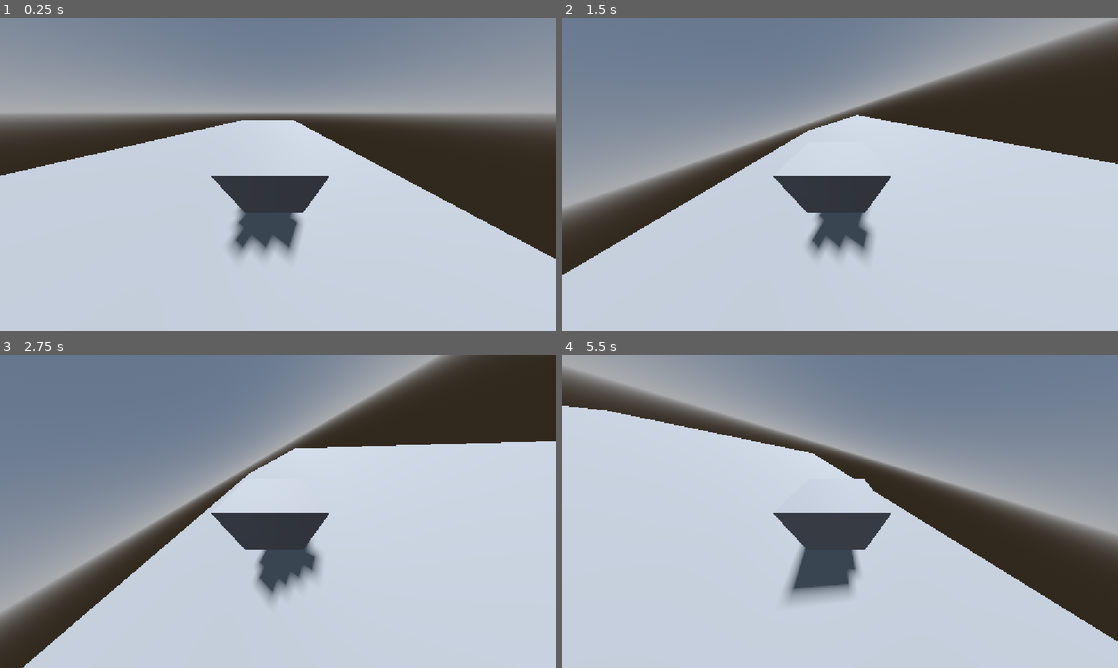
Above: before the commit, frames 1-4 (two rows, left to right).
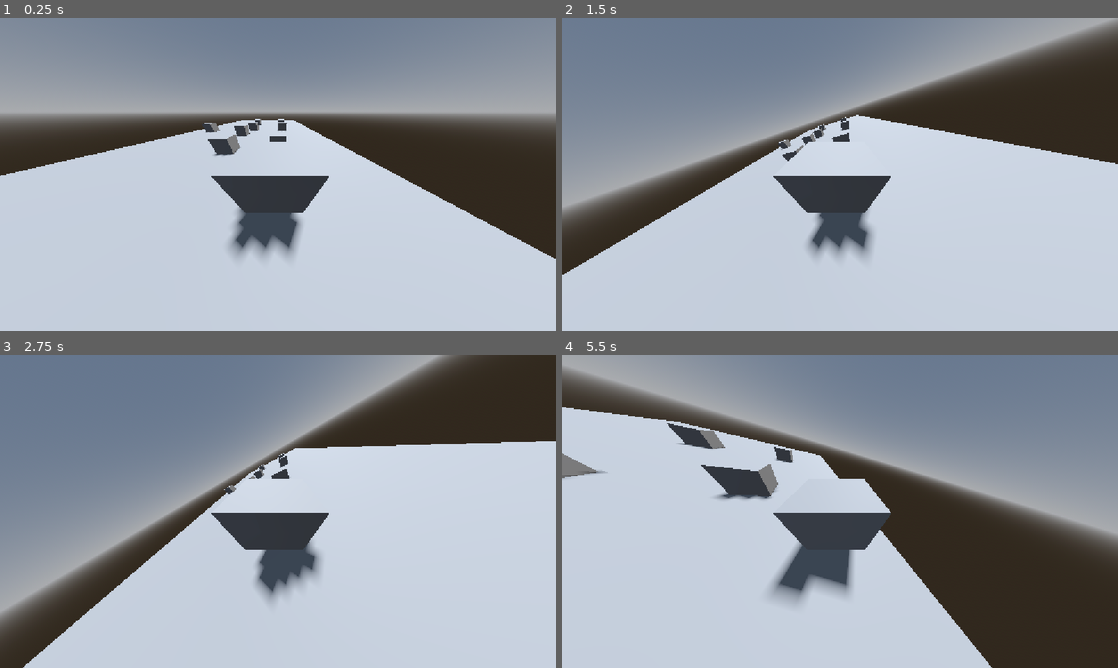
Above: after the commit, the same moments.

Repository: Koefte/space-adventures
Game: Godot game, scene res://scenes/main.tscn
Same seed, same stepped clock (60 frames per second), same inputs: the game is played once before the commit and once after it.
Inputs (mouse positions are in pixels of both pictures, inside the frame that each line leads up to):
- Up to frame 1 (0.25 s): no input
- Up to frame 2 (1.5 s): tap Enter at 0.5 s; move the mouse to (962, 158) at 0.52 s; hold D (move_right) 0.53-1.28 s; tap Space (jump) at 0.77 s; move the mouse to (728, 190) at 1.27 s; hold S (move_back) from 1.28 s (still down)
- Up to frame 3 (2.75 s): tap Space (jump) at 1.52, 2 s; move the mouse to (333, 442) at 2.02 s; release S (move_back) at 2.03 s; hold D (move_right) from 2.03 s (still down)
- Up to frame 4 (5.5 s): move the mouse to (812, 574) at 2.77 s; release D (move_right) at 2.78 s; hold W (move_forward) 2.78-3.53 s; tap Space (jump) at 3.02, 3.77, 4.52 s; move the mouse to (1006, 558) at 3.52 s; hold A (move_left) 3.53-5.03 s; move the mouse to (673, 464) at 4.27 s; move the mouse to (867, 511) at 5.02 s; hold S (move_back) from 5.03 s (still down)

The runs differ from the first frame. In frame 1, 0.6% of the frame differs, in the area x 36-52%, y 32-44%; in frame 2, 0.3%; in frame 3, 0.2%; in frame 4, 12%, in the area x 0-100%, y 16-100%.

Commit message:
base movement

Diff:
--- a/scenes/main.tscn
+++ b/scenes/main.tscn
@@ -30,3 +30,27 @@
 
 [node name="Spaceship" parent="." unique_id=1268409057 instance=ExtResource("1_o5qli")]
 transform = Transform3D(1, 0, 0, 0, 1, 0, 0, 0, 1, 0, 0.56623554, 0)
+
+[node name="CSGBox3D2" type="CSGBox3D" parent="." unique_id=427714606]
+transform = Transform3D(1, 0, 0, 0, 1, 0, 0, 0, 1, 0, 0, -4.032412)
+
+[node name="CSGBox3D3" type="CSGBox3D" parent="." unique_id=1356362920]
+transform = Transform3D(1, 0, 0, 0, 1, 0, 0, 0, 1, -3.181048, 0, -3.377962)
+
+[node name="CSGBox3D4" type="CSGBox3D" parent="." unique_id=449554226]
+transform = Transform3D(1, 0, 0, 0, 1, 0, 0, 0, 1, -3.181048, 0, -9.949461)
+
+[node name="CSGBox3D5" type="CSGBox3D" parent="." unique_id=1137995771]
+transform = Transform3D(1, 0, 0, 0, 1, 0, 0, 0, 1, 0.55094194, 0, -9.949461)
+
+[node name="CSGBox3D6" type="CSGBox3D" parent="." unique_id=819053667]
+transform = Transform3D(1, 0, 0, 0, 1, 0, 0, 0, 1, 0.55094194, 0, -15.447153)
+
+[node name="CSGBox3D7" type="CSGBox3D" parent="." unique_id=364821096]
+transform = Transform3D(1, 0, 0, 0, 1, 0, 0, 0, 1, -3.8139071, 0, -15.447153)
+
+[node name="CSGBox3D8" type="CSGBox3D" parent="." unique_id=1110884596]
+transform = Transform3D(1, 0, 0, 0, 1, 0, 0, 0, 1, -3.8139071, 0, -7.567361)
+
+[node name="CSGBox3D9" type="CSGBox3D" parent="." unique_id=1340586155]
+transform = Transform3D(1, 0, 0, 0, 1, 0, 0, 0, 1, -8.396099, 0, -9.302578)
--- a/scenes/spaceship.gd
+++ b/scenes/spaceship.gd
@@ -1,23 +1,33 @@
 extends CharacterBody3D
 
 @export var acceleration: float = 10.0
-@export var move_speed: float = 10.0
-@export var rotation_speed = 0.5
+@export var move_speed: float = 3.0
+@export var steer_speed = 0.5
+@export var steer_rotation_factor = 50
+@export var deceleration_factor = 0.2
+
+var steer_value = 0
+var movement = Vector3.ZERO
 
 @onready var ship_node = $CSGBox3D
 
 func _physics_process(delta: float) -> void:
+
 	if Input.is_action_pressed("move_forward"):
-		velocity.z = lerpf(velocity.z, -move_speed, acceleration * delta)
-	else:
-		velocity.z =  lerpf(velocity.z,0,acceleration*delta)
+		movement = Vector3.FORWARD * move_speed
+	else :
+		movement.z = lerpf(movement.z, 0, deceleration_factor * delta * delta)
+
 	if Input.is_action_pressed("move_left"):
-		rotation.z = lerpf(rotation.z,deg_to_rad(45.0),rotation_speed*delta)
+		steer_value = lerpf(steer_value, 1,steer_speed*delta)
 	elif Input.is_action_pressed("move_right"):
-		rotation.z = lerpf(rotation.z,deg_to_rad(-45.0),rotation_speed*delta)
-	var ship_tilt = rad_to_deg(rotation.z)
-	print(ship_tilt,velocity.z)
-	if abs(ship_tilt) > 5.0 and abs(velocity.z) > 0.1:
-		print("Got here",ship_tilt,velocity.z)
-		rotation.y += deg_to_rad((rad_to_deg(rotation.z) / 45.0 )* 60.0) * delta
+		steer_value = lerpf(steer_value, -1,steer_speed*delta)
+
+	rotation_degrees.z = steer_value * 45
+
+	if movement.length() > 0.1:
+		rotation_degrees.y += steer_value * steer_rotation_factor * delta
+
+	velocity = movement.z * global_transform.basis.z
+
 	move_and_slide()
Not shown, added: assets/Lever.blend.import
Not shown, added: assets/spaceship.blend.import
Not shown, added: assets/Lever.blend
Not shown, added: assets/spaceship.blend
